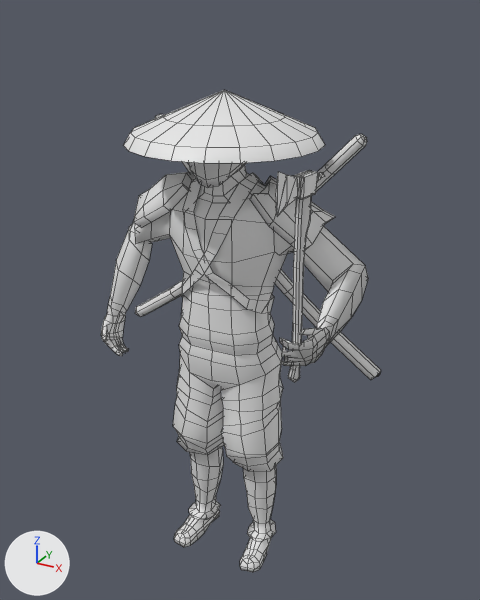
The OBJ model Project/models/secondwarrior/SecondWarriorAttack/FirstStand.obj: old version first, new version second.
Both versions are drawn from a camera (50 mm lens) standing at (0.791, -1.342, 1.519) and looking at (0.013, 0.073, 0.812). Every picture has the same lights, and +X, +Y and +Z are marked at lower left. Mesh edges are drawn as thin lines. Materials are left out; every surface is plain grey. Where no turn or scale is listed for an object, it has been applied to the vertices. Vertices at the same position are counted once.

The first picture shows 'FirstStand'.
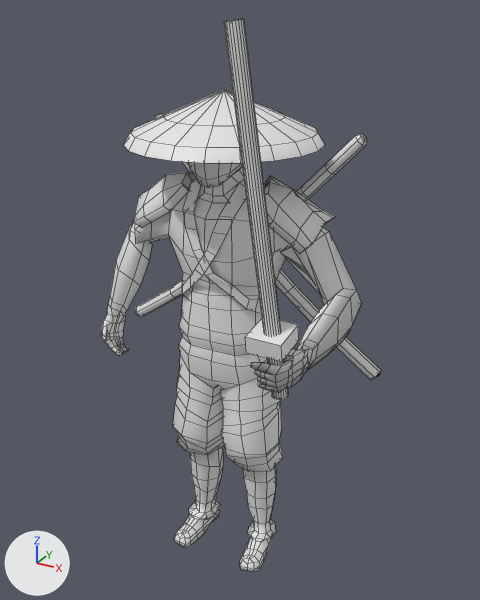
Boxes [x1, y1, x2, y2] around the edits, measured in the pictures (480 x 600 px; the box of a moved part takes in the faces that stretch with it):
'FirstStand', reshaped (15% taller)
    before: [101, 90, 381, 572]
    after: [101, 19, 381, 572]
part 1 of me_firststand, added
    after: [224, 19, 288, 399]
part 2 of me_firststand, deleted
    before: [276, 170, 325, 382]
part 3 of me_firststand, moved or reshaped
    before: [274, 226, 368, 366]
    after: [245, 228, 361, 393]
part 4 of me_firststand, moved or reshaped
    both: [151, 209, 193, 292]

The change in detail:
me_firststand is used by ob_firststand; location (0.0, 0.0, 0.0).
Verts and faces of me_firststand; kept vertices keep their numbers, new ones are numbered from 1557.
Before the commit, vertices of me_firststand: 467 (-0.135, 0.031, 0.879) at pixel (183, 271), 468 (-0.15, 0.075, 0.867), 472 (-0.171, 0.025, 0.979) at pixel (169, 234), 473 (-0.191, 0.091, 0.949).
me_firststand had 1557 vertices, 1525 faces and spanned x -0.435..0.368, y -0.261..0.292, z -0.005..1.345.
me_firststand now has 1444 vertices, 1424 faces and spans x -0.435..0.368, y -0.249..0.292, z -0.005..1.502.
me_firststand part 1: a new loose piece of 42 vertices spanning x 0.151..0.282, y -0.249..-0.183, z 0.741..1.502.
me_firststand part 2: the loose piece of 163 vertices spanning x 0.271..0.303, y -0.261..-0.088, z 0.762..1.248 is deleted.
Part 3, on me_firststand:
47 vertices are removed from x 0.242..0.29, y -0.195..-0.156, z 0.807..0.863.
54 faces are deleted.
3 vertices in x 0.288..0.293, y -0.166..-0.157, z 0.879..0.889 move by (-0.034, -0.055, -0.04).
97 vertices move from x 0.143..0.329, y -0.185..0.213, z 0.804..1.064 to x 0.149..0.322, y -0.242..0.179, z 0.765..1.024.
55 vertices are added at x 0.202..0.285, y -0.248..-0.159, z 0.766..0.904.
60 new faces join them.
Part 4, on me_firststand:
Vertex 467 moves to (-0.136, 0.029, 0.879), pixel (182, 271).
Vertex 468 moves to (-0.152, 0.072, 0.867).
Vertex 473 moves to (-0.193, 0.088, 0.949).
Vertex 472 moves to (-0.172, 0.022, 0.979), pixel (168, 234).
